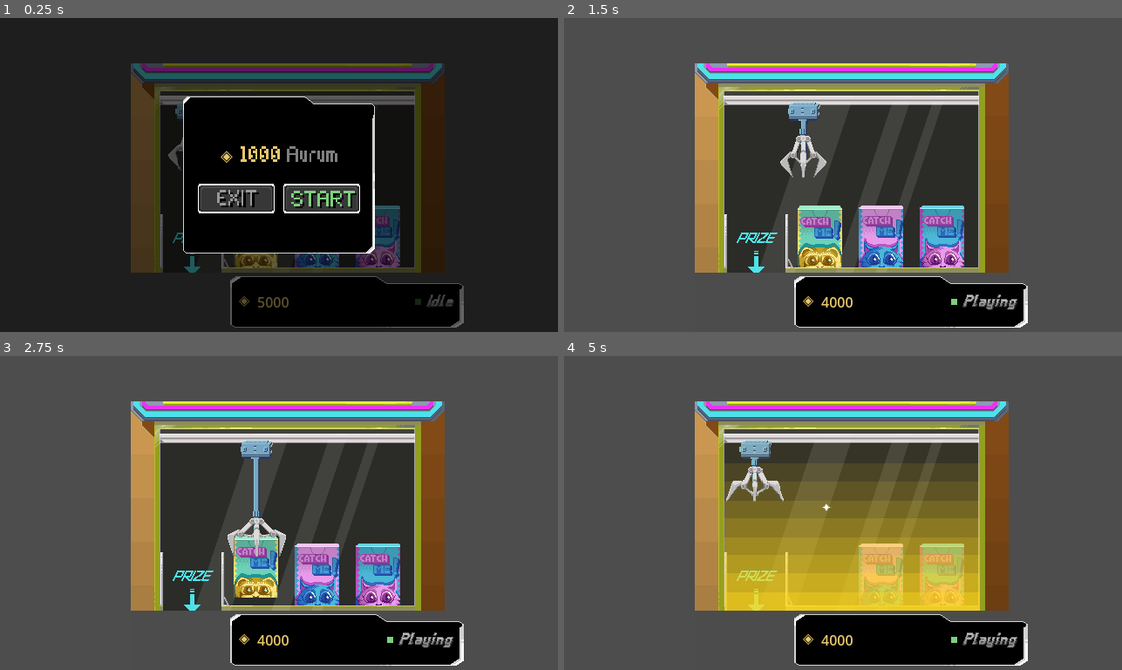
Above: before the commit, frames 1-4 (two rows, left to right).
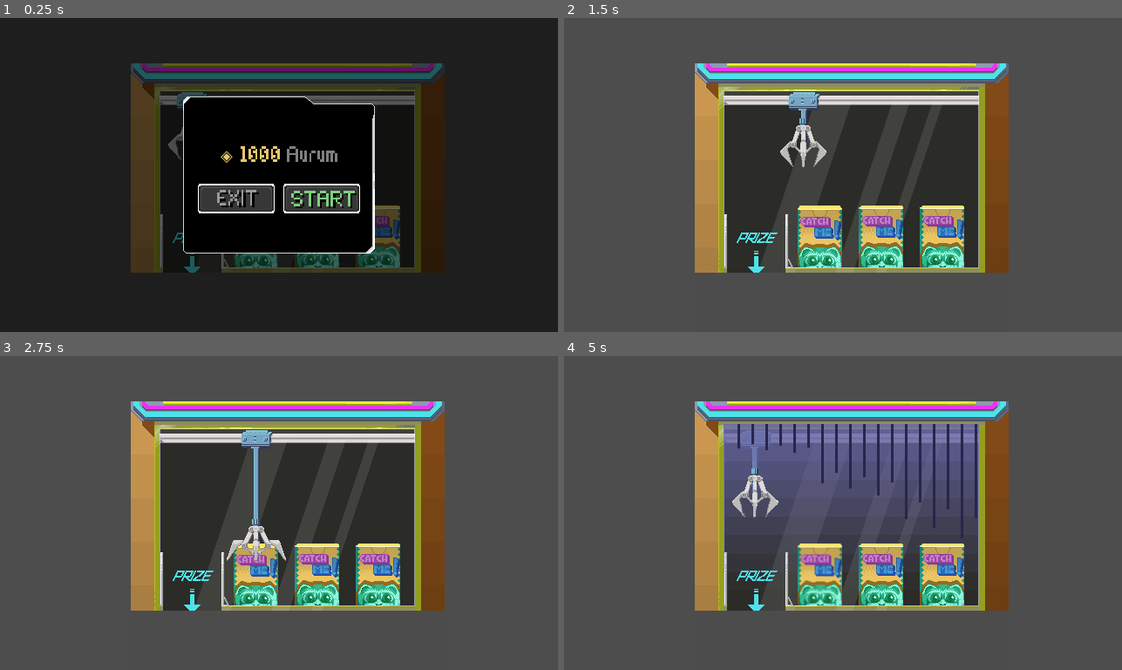
Above: after the commit, the same moments.

Repository: Sandy4j/crane_minigame
Game: Godot game, scene res://CraneMachine.tscn
Two runs of this game, one before a commit and one after it. Both use one fixed random seed, a clock stepped at 60 frames per second and the inputs below.
Inputs:
- Up to frame 1 (0.25 s): no input
- Up to frame 2 (1.5 s): click "START" at 0.5 s; hold Right (right) from 1.28 s (still down); tap Space (grab) at 1.35 s
- Up to frame 3 (2.75 s): release Right (right) at 2.03 s; hold Left (left) from 2.03 s (still down); tap Space (grab) at 2.1 s
- Up to frame 4 (5 s): release Left (left) at 2.78 s; hold Right (right) 2.78-4.28 s; tap Space (grab) at 2.85, 3.6, 4.35 s; hold Left (left) from 4.28 s (still down)

The runs differ from the first frame. In frame 1, 8.1% of the frame differs, in the area x 30-84%, y 23-99%; in frame 2, 11%; in frame 3, 11%; in frame 4, 33%, in the area x 28-84%, y 21-99%.

Commit message:
feat: add fade transition on vfx

Diff:
--- a/CraneMachine.tscn
+++ b/CraneMachine.tscn
@@ -110,7 +110,7 @@
 shader_parameter/frequency = 0.35
 shader_parameter/highlight_speed = 6.0
 shader_parameter/highlight_width = 15.0
-shader_parameter/highlight_opacity = 1.0
+shader_parameter/highlight_opacity = 0.3
 shader_parameter/active = true
 
 [sub_resource type="RectangleShape2D" id="RectangleShape2D_3suxs"]
@@ -122,7 +122,7 @@
 shader_parameter/frequency = 0.35
 shader_parameter/highlight_speed = 6.0
 shader_parameter/highlight_width = 15.0
-shader_parameter/highlight_opacity = 0.5
+shader_parameter/highlight_opacity = 0.3
 shader_parameter/active = true
 
 [sub_resource type="RectangleShape2D" id="RectangleShape2D_vf5m2"]
@@ -150,7 +150,7 @@
 
 [node name="CraneMachine" type="Node2D"]
 script = ExtResource("1_eb7fx")
-success_chance = 0.8
+success_chance = 0.5
 
 [node name="BG" type="Sprite2D" parent="."]
 texture_filter = 1
@@ -186,7 +186,6 @@
 process_material = SubResource("ParticleProcessMaterial_5px8l")
 texture = ExtResource("7_mc0b0")
 lifetime = 0.4
-one_shot = true
 
 [node name="VFXFailure" type="Node2D" parent="Main/VFXSucces"]
 texture_filter = 1
@@ -201,9 +200,8 @@
 
 [node name="CraneTrain" type="Node2D" parent="."]
 texture_filter = 1
-position = Vector2(223, 108)
+position = Vector2(214, 96)
 script = ExtResource("5_u0b50")
-metadata/_edit_lock_ = true
 
 [node name="CraneWire" type="Sprite2D" parent="CraneTrain"]
 texture_repeat = 2
@@ -246,9 +244,6 @@
 material = SubResource("ShaderMaterial_kbavm")
 texture = ExtResource("12_1g3iw")
 
-[node name="Marker2D" type="Marker2D" parent="Boxes/BoxA/Sprite2D"]
-position = Vector2(0, -50)
-
 [node name="CollisionShape2D" type="CollisionShape2D" parent="Boxes/BoxA"]
 visible = false
 position = Vector2(0, -24.25)
@@ -305,6 +300,7 @@
 script = ExtResource("16_e03ug")
 
 [node name="Control" type="Control" parent="UI"]
+visible = false
 texture_filter = 1
 layout_mode = 3
 anchors_preset = 15
@@ -320,9 +316,9 @@
 anchors_preset = 1
 anchor_left = 1.0
 anchor_right = 1.0
-offset_left = -376.0
+offset_left = -269.0
 offset_top = 296.0
-offset_right = -108.0
+offset_right = -1.0
 offset_bottom = 355.0
 grow_horizontal = 0
 texture = ExtResource("15_cuckp")
@@ -367,6 +363,34 @@
 label_settings = SubResource("LabelSettings_vrbh8")
 metadata/node_id = "status_label"
 
+[node name="ControlButtons" type="HBoxContainer" parent="UI/Control"]
+visible = false
+layout_mode = 1
+anchors_preset = 8
+anchor_left = 0.5
+anchor_top = 0.5
+anchor_right = 0.5
+anchor_bottom = 0.5
+offset_left = -271.0
+offset_top = 129.0
+offset_right = 29.0
+offset_bottom = 169.0
+grow_horizontal = 2
+grow_vertical = 2
+theme_override_constants/separation = 10
+
+[node name="Button1" type="Button" parent="UI/Control/ControlButtons"]
+layout_mode = 2
+text = "Button 1"
+
+[node name="Button2" type="Button" parent="UI/Control/ControlButtons"]
+layout_mode = 2
+text = "Button 2"
+
+[node name="Button3" type="Button" parent="UI/Control/ControlButtons"]
+layout_mode = 2
+text = "Button 3"
+
 [node name="CraneMachinePopup" parent="." instance=ExtResource("18_gfoak")]
 visible = false
 script = ExtResource("20_v6juf")
--- a/Scripts/Boxes.gd
+++ b/Scripts/Boxes.gd
@@ -13,13 +13,8 @@
 	$BoxC,
 	]
 
-func _get_random_box_textures() -> Array:
-	var pool = BOX_TEXTURES.duplicate()
-	pool.shuffle()
-	return pool.slice(0, 3)
-
 func randomize_boxes() -> void:
-	var new_textures = _get_random_box_textures()
+	var selected_texture = BOX_TEXTURES[randi() % BOX_TEXTURES.size()]
 	for i in range(boxes.size()):
 		if is_instance_valid(boxes[i]) and boxes[i].has_node("Sprite2D"):
-			boxes[i].get_node("Sprite2D").texture = new_textures[i]
+			boxes[i].get_node("Sprite2D").texture = selected_texture
--- a/Scripts/CraneClaw.gd
+++ b/Scripts/CraneClaw.gd
@@ -1,7 +1,7 @@
 extends Area2D
 
 @export var drop_speed: float = 60.0
-@export var max_drop: float = 65.0
+@export var max_drop: float = 80.0
 
 @export var grab_offset: Vector2 = Vector2(0,35)
 @export var open_anim_threshold: float = 40.0
--- a/Scripts/CraneMachine.gd
+++ b/Scripts/CraneMachine.gd
@@ -144,6 +144,7 @@
 		result.show_result(item_name, item_texture)
 
 func _on_result_closed() -> void:
+	vfx_manager.stop_success_vfx()
 	if session_active:
 		end_session()
 
--- a/Scripts/VFXManager.gd
+++ b/Scripts/VFXManager.gd
@@ -19,11 +19,13 @@
 
 	is_playing = true
 	success_overlay.visible = true
+	success_overlay.modulate.a = 0.0
 	success_particles.emitting = true
-	await get_tree().create_timer(1.5).timeout
 
-	_hide_all_vfx()
-	is_playing = false
+	var tween = create_tween()
+	tween.tween_property(success_overlay, "modulate:a", 1.0, 0.4)
+
+	await tween.finished
 	vfx_finished.emit()
 
 func play_failure_vfx() -> void:
@@ -33,15 +35,32 @@
 	is_playing = true
 
 	failure_overlay.visible = true
+	failure_overlay.modulate.a = 0.0
 	failure_overlay.frame = 0
 	failure_overlay.play("default")
 
+	var tween = create_tween()
+	tween.tween_property(failure_overlay, "modulate:a", 1.0, 0.4)
+	await tween.finished
+
 	await get_tree().create_timer(1.2).timeout
+
+	var tween_out = create_tween()
+	tween_out.tween_property(failure_overlay, "modulate:a", 0.0, 0.4)
+	await tween_out.finished
+
 	failure_overlay.visible = false
-
 	is_playing = false
 	vfx_finished.emit()
 
+func stop_success_vfx() -> void:
+	if success_overlay.visible:
+		var tween = create_tween()
+		tween.tween_property(success_overlay, "modulate:a", 0.0, 0.4)
+		await tween.finished
+		_hide_all_vfx()
+		is_playing = false
+		vfx_finished.emit()
 
 func _hide_all_vfx() -> void:
 	success_overlay.visible = false
